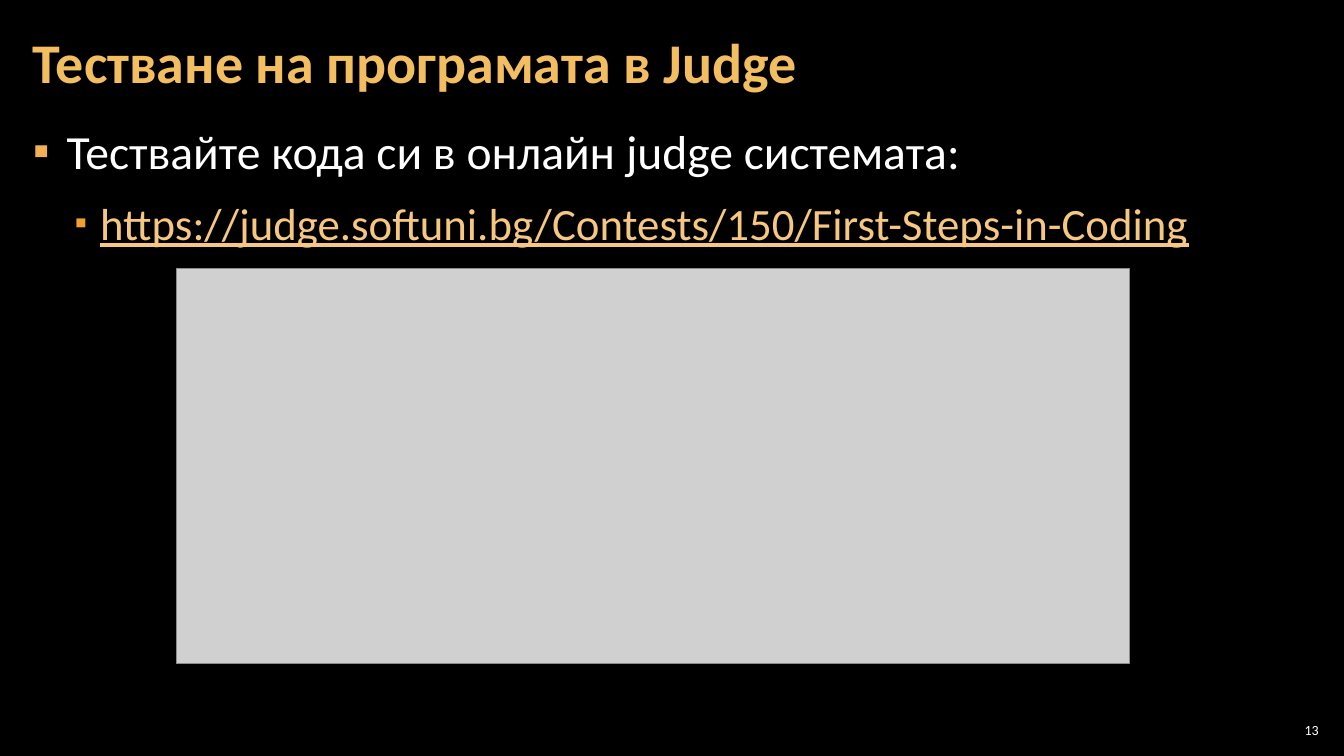
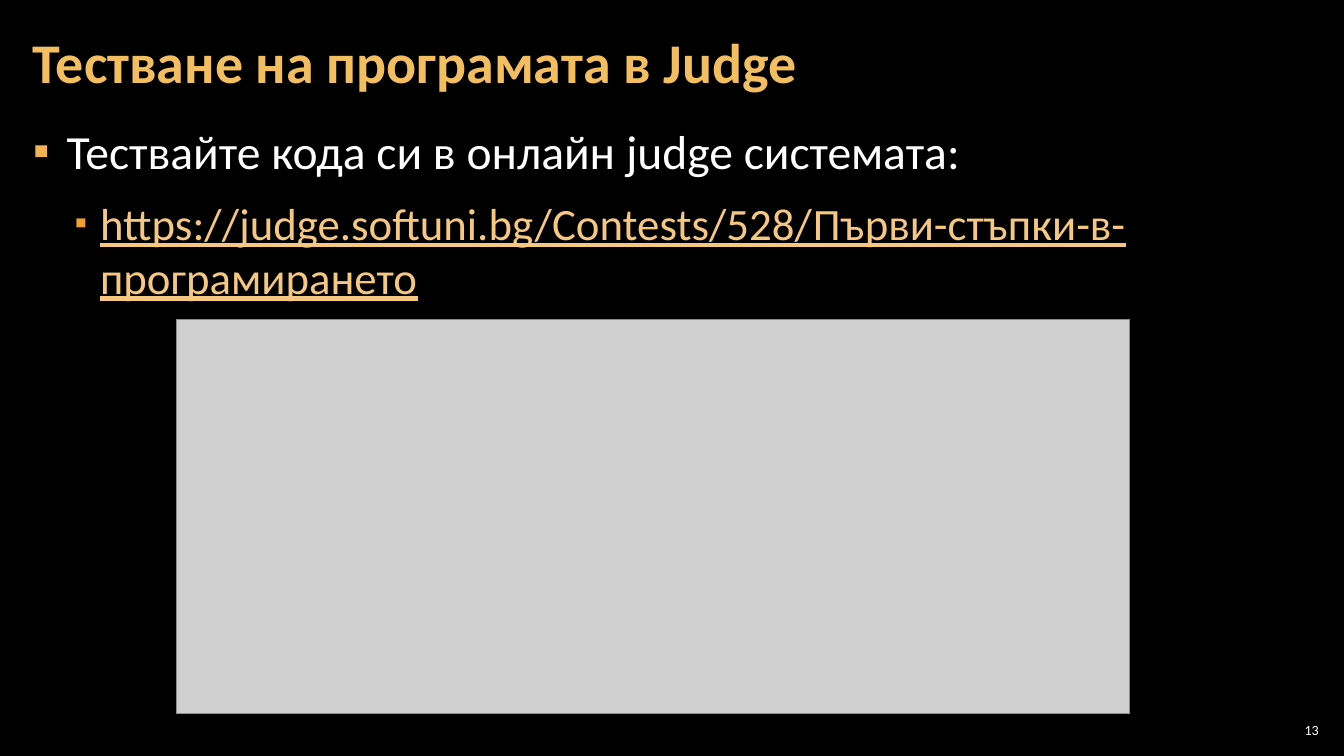
Before and after one commit to Software-University/C-plus-plus, a slide deck: slide 13 of 1. First-Steps-in-Coding/1. First-Steps-in-Coding.pptx. Drawn at 1344x756 pixels with LibreOffice and Linux fonts; fonts in the diff are those of the drawing; grey boxes stand for pictures; background and template pictures are left out. Boxes give left, top, right and bottom in pixels: in the first picture for what was removed or moved away, otherwise in the second. Text is boxed around its words. In the diff, an @@ line names an element or a change of style, - is before the commit and + after.

Commit message:
fix hyperlinks in first 4 lectures

```diff
--- a/1. First-Steps-in-Coding/1. First-Steps-in-Coding.pptx
+++ b/1. First-Steps-in-Coding/1. First-Steps-in-Coding.pptx
@@ text at [100, 209, 1125, 302]: text changed @@
-  ▪ https://judge.softuni.bg/Contests/150/First-Steps-in-Coding
+  ▪ https://judge.softuni.bg/Contests/528/Първи-стъпки-в-програмирането
@@ picture: place and size @@
-picture at [176, 269, 1130, 664]
+picture at [176, 320, 1130, 715]
```
Also in this commit, not shown: 3 other files.
